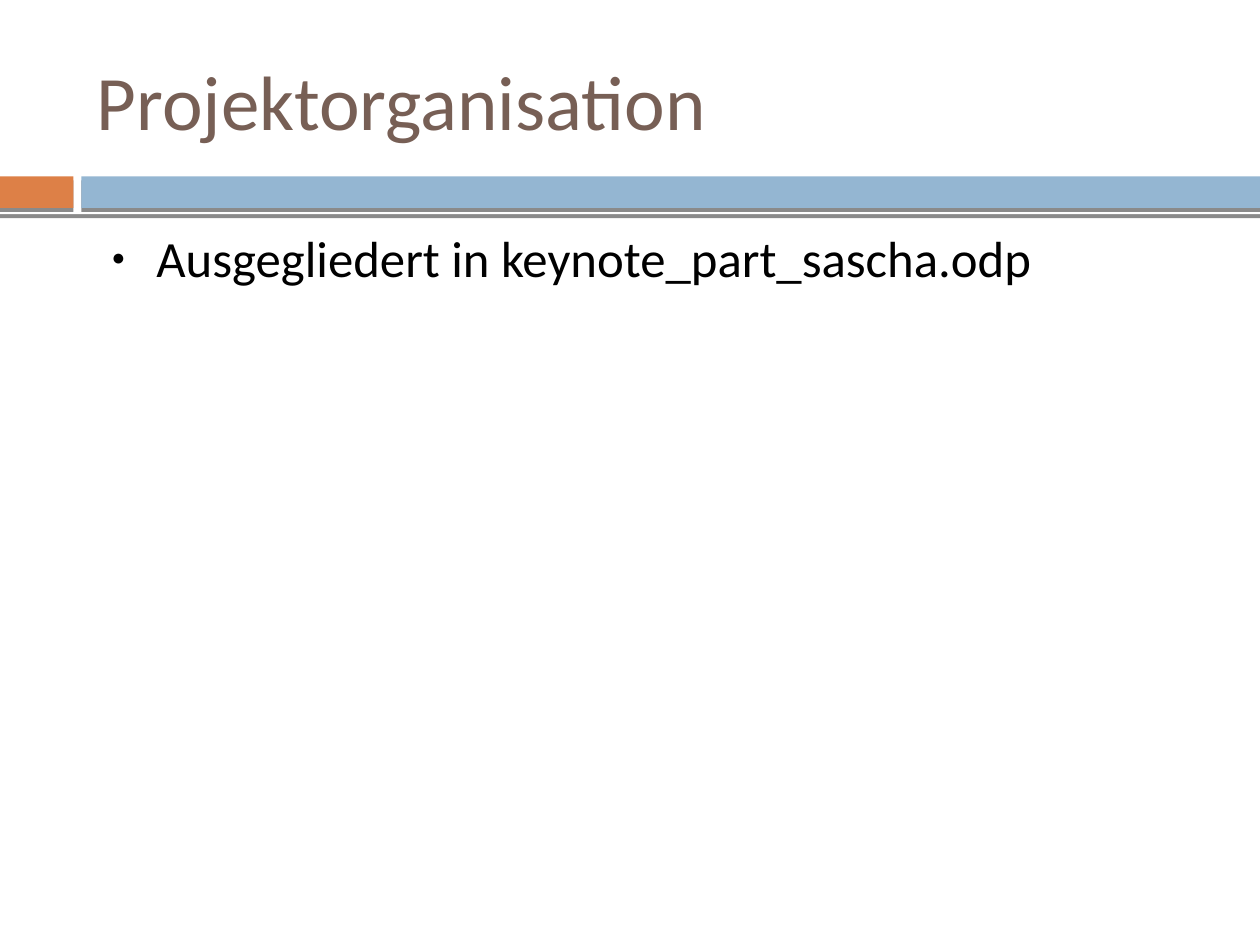
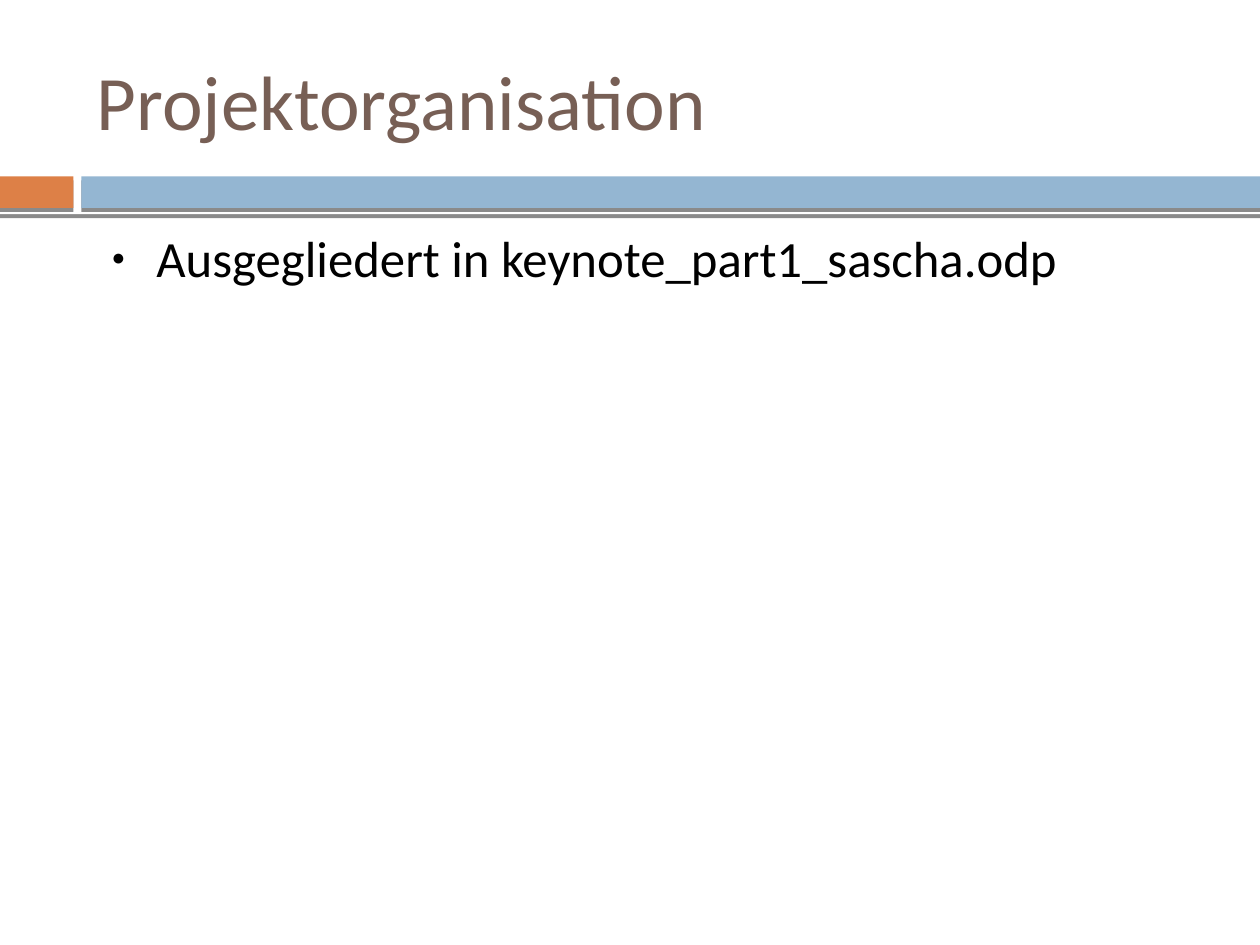
Before and after one commit to mvw/Wilddiebe10, a slide deck: slide 3 of keynote/keynote.odp. Drawn at 1260x945 pixels with LibreOffice and Linux fonts; fonts in the diff are those of the drawing. Boxes give left, top, right and bottom in pixels: in the first picture for what was removed or moved away, otherwise in the second. Text is boxed around its words. In the diff, an @@ line names an element or a change of style, - is before the commit and + after.

Commit message:
keynote: Update saschas keynote part1 to the full set of slides

```diff
--- a/keynote/keynote.odp
+++ b/keynote/keynote.odp
@@ text at [156,241,1057,286]: text changed @@
-● Ausgegliedert in keynote_part_sascha.odp
+● Ausgegliedert in keynote_part1_sascha.odp
```
Also in this commit, not shown: 8 other files.
